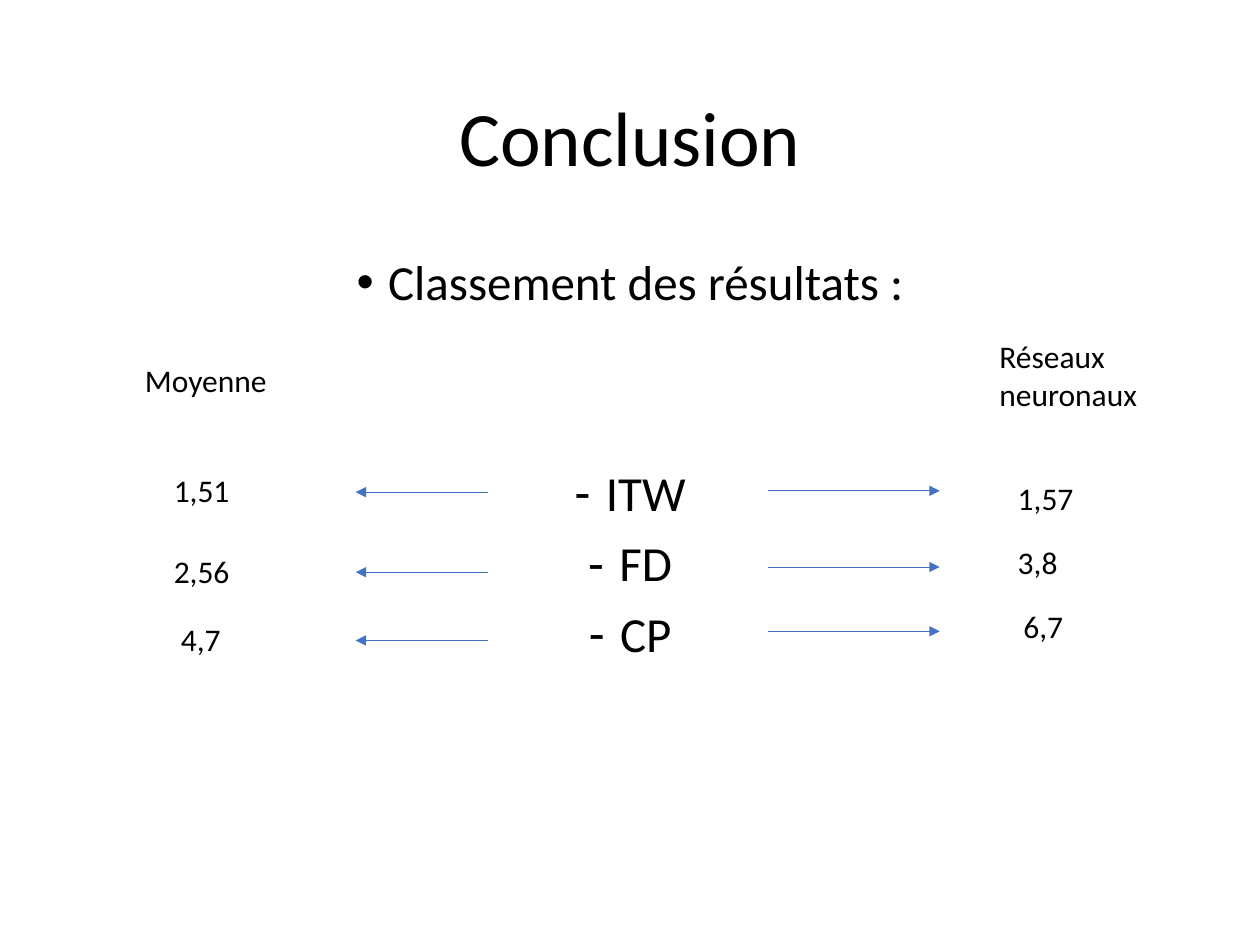
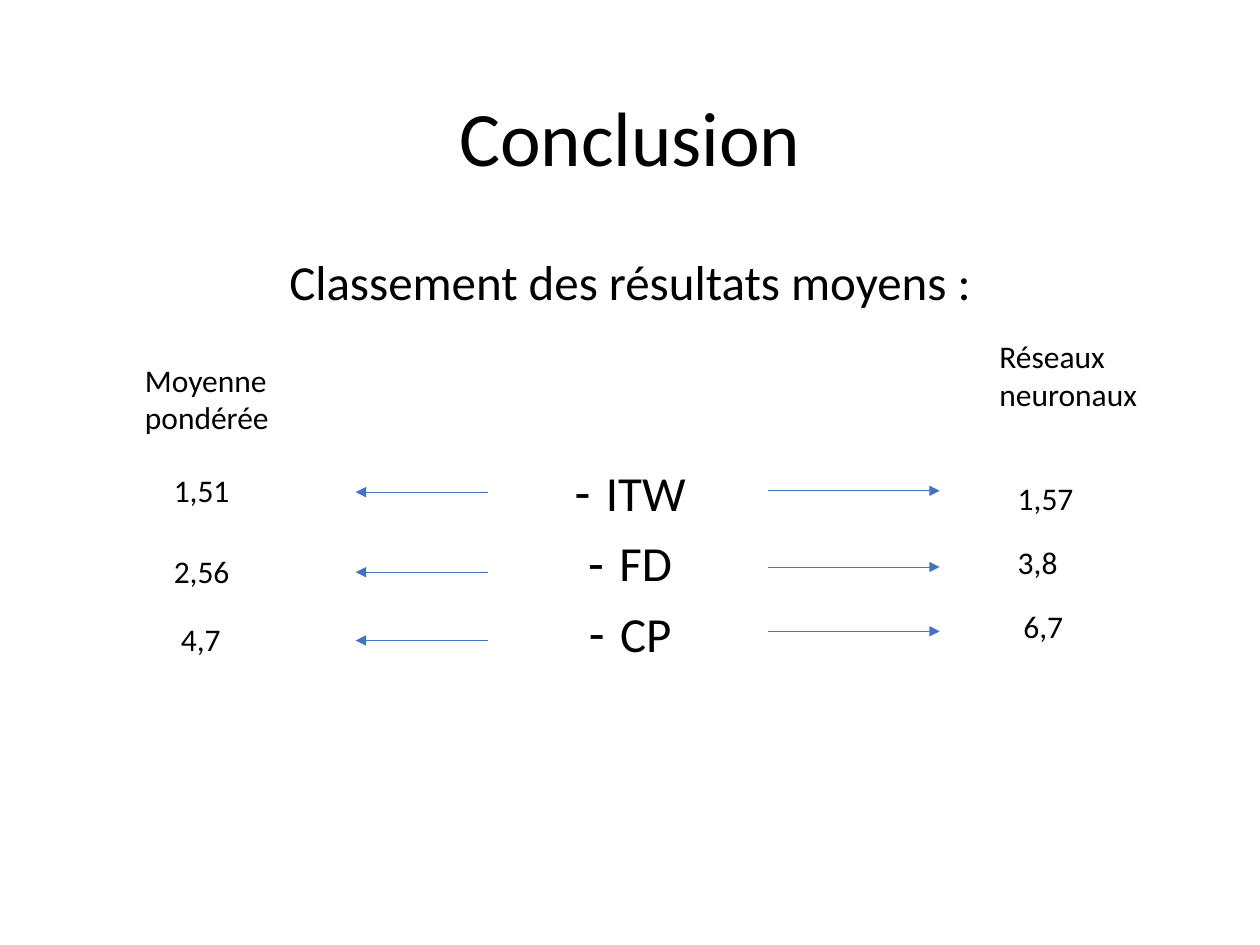
Before and after one commit to staufga0/DM_Project, a slide deck: slide 30 of Data Mining Presentation.pptm. Drawn at 1260x945 pixels with LibreOffice and Linux fonts; fonts in the diff are those of the drawing. Boxes give left, top, right and bottom in pixels: in the first picture for what was removed or moved away, otherwise in the second. Text is boxed around its words. In the diff, an @@ line names an element or a change of style, - is before the commit and + after.

```diff
--- a/Data Mining Presentation.pptm
+++ b/Data Mining Presentation.pptm
@@ text at (289,266,946,308): text changed @@
-• Classement des résultats :
+Classement des résultats moyens :
@@ text at (145,371,269,434): text changed @@
-Moyenne
+Moyenne pondérée
```
Also in this commit, not shown: 1 other slide changed, 2 slides added.
